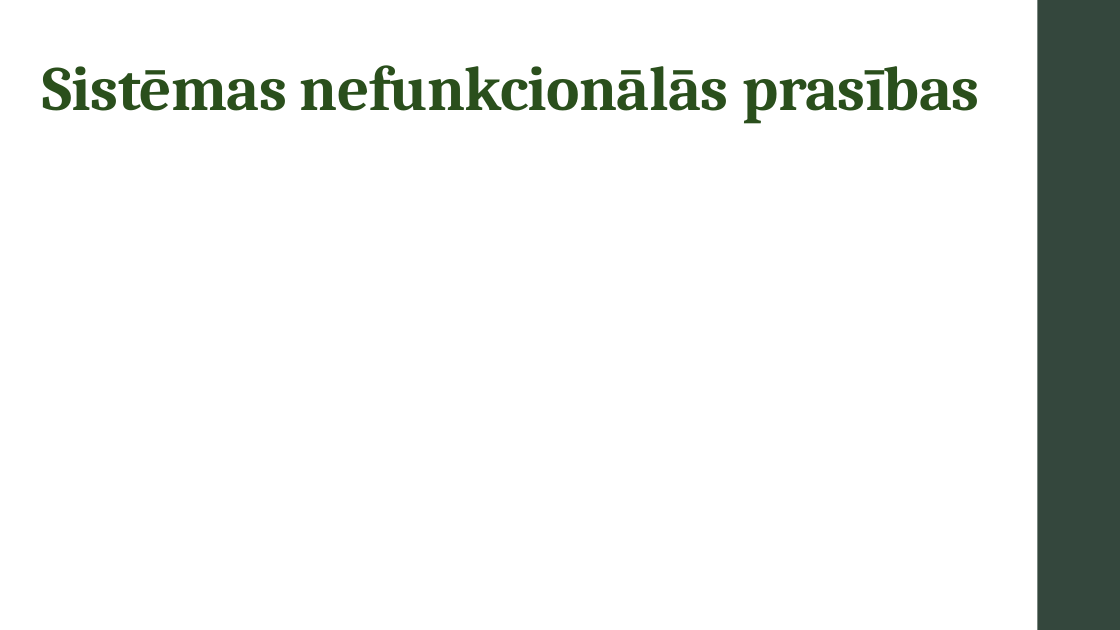
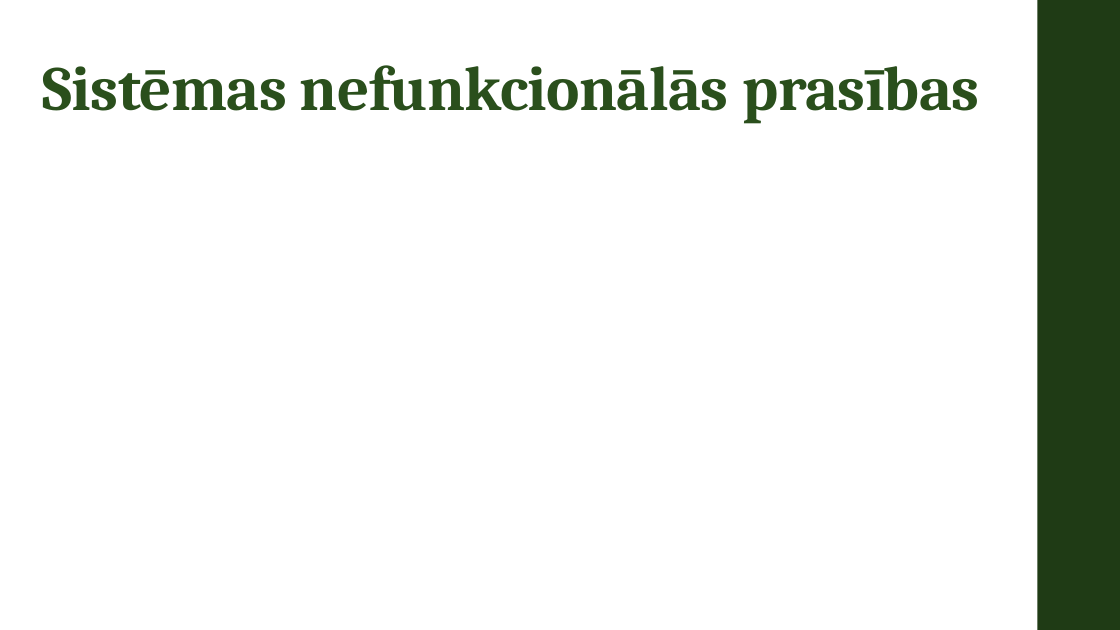
Before and after one commit to klasvill16/PD1_Rulevics, a slide deck: slide 4 of PD1_Prezentacija_Rulevics.pptx. Drawn at 1120x630 pixels with LibreOffice and Linux fonts; fonts in the diff are those of the drawing. Boxes give left, top, right and bottom in pixels: in the first picture for what was removed or moved away, otherwise in the second. Text is boxed around its words. In the diff, an @@ line names an element or a change of style, - is before the commit and + after.

```diff
--- a/PD1_Prezentacija_Rulevics.pptx
+++ b/PD1_Prezentacija_Rulevics.pptx
@@ rectangle at bbox=[1038, 0, 1120, 630]: fill #34473D to #1F3B15 @@
```
Also in this commit, not shown: 5 other slides changed, 7 slides added, 16 other files.
